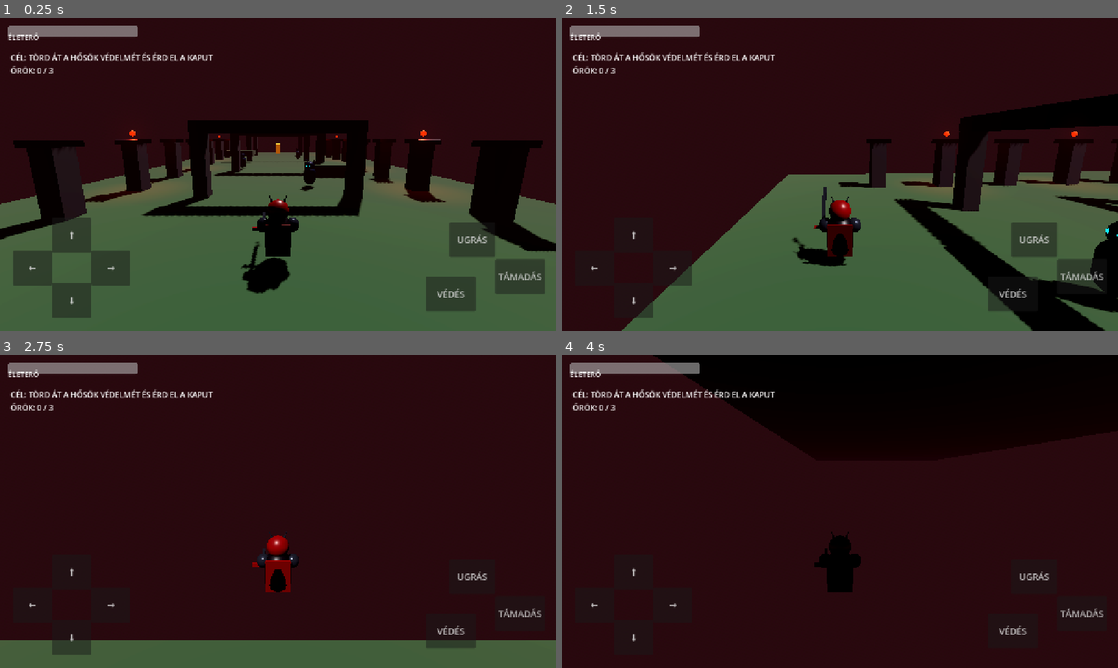
Above: before the commit, frames 1-4 (two rows, left to right).
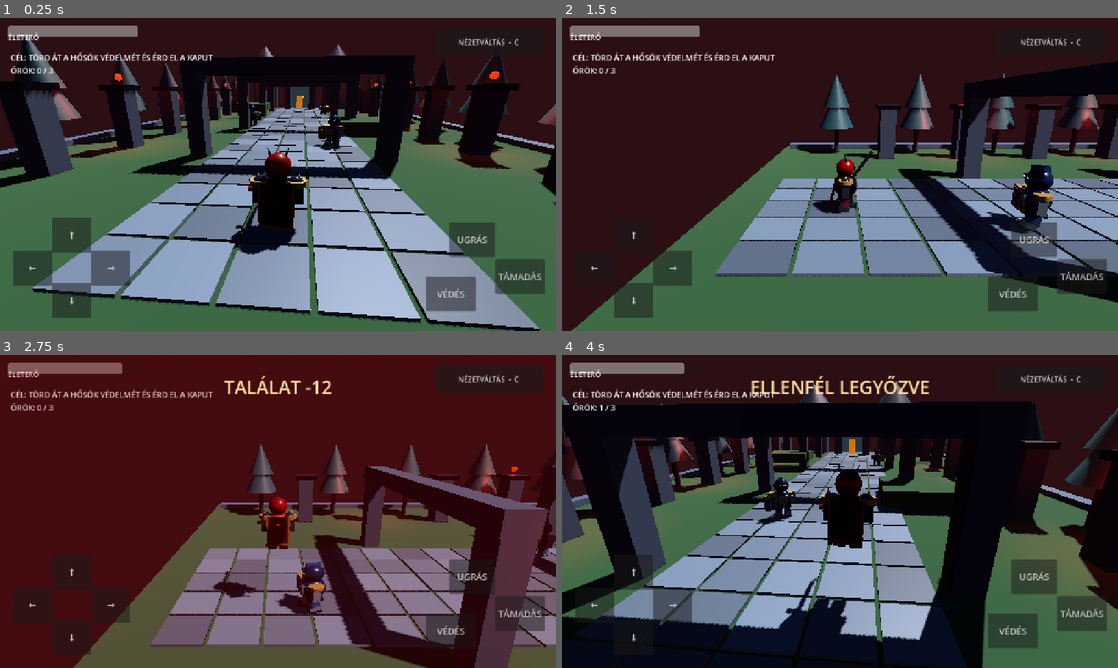
Above: after the commit, the same moments.

Repository: fuloplevente1998/reverse-supermario
Game: Godot game, scene res://scenes/main.tscn
Two runs of this game, one before a commit and one after it. Both use one fixed random seed, a clock stepped at 60 frames per second and the inputs below.
Inputs (mouse positions are in pixels of both pictures, inside the frame that each line leads up to):
- Up to frame 1 (0.25 s): no input
- Up to frame 2 (1.5 s): click (1051, 43) at 0.5 s, where only the run after the commit has a clickable "NÉZETVÁLTÁS • C"; tap Enter at 1.25 s; move the mouse to (962, 158) at 1.27 s; hold D (move_right) from 1.28 s (still down); tap J (attack) at 1.35 s; click (962, 158) at 1.42 s
- Up to frame 3 (2.75 s): tap Space (jump) at 1.52, 1.82, 2.27, 2.3, 2.57 s; tap C at 1.55, 2.1 s; move the mouse to (166, 527) at 2.02 s; release D (move_right) at 2.03 s; hold S (move_back) from 2.03 s (still down)
- Up to frame 4 (4 s): move the mouse to (895, 442) at 2.77 s; release S (move_back) at 2.78 s; hold D (move_right) 2.78-3.53 s; tap Space (jump) at 2.85, 3.77 s; tap J (attack) at 3.05, 3.6 s; move the mouse to (812, 574) at 3.52 s; hold W (move_forward) from 3.53 s (still down); click (812, 574) at 3.67 s; tap C at 3.8 s

The runs differ from the first frame. In frame 1, 58% of the frame differs, in the area x 0-100%, y 4-100%; in frame 2, 39%; in frame 3, 80%; in frame 4, 81%, in the area x 0-100%, y 0-100%.

Commit message:
Improve first-level 3D art and add switchable side camera

Diff:
--- a/project.godot
+++ b/project.godot
@@ -17,7 +17,7 @@
 window/size/window_width_override=1280
 window/size/window_height_override=720
 window/stretch/mode="canvas_items"
-window/handheld/orientation=1
+window/handheld/orientation=0
 
 [rendering]
 
--- a/scenes/main.tscn
+++ b/scenes/main.tscn
@@ -1,8 +1,10 @@
-[gd_scene load_steps=16 format=3]
+[gd_scene load_steps=17 format=3]
 
 [ext_resource path="res://scripts/game.gd" type="Script" id="1_game"]
 [ext_resource path="res://scripts/player.gd" type="Script" id="2_player"]
 [ext_resource path="res://scripts/enemy.gd" type="Script" id="3_enemy"]
+
+[ext_resource type="Script" path="res://scripts/camera_rig.gd" id="4_camera"]
 
 [sub_resource type="BoxMesh" id="GroundMesh"]
 size = Vector3(36, 1, 60)
@@ -106,6 +108,7 @@
 shape = SubResource("PlayerShape")
 
 [node name="CameraPivot" type="Node3D" parent="Player"]
+script = ExtResource("4_camera")
 position = Vector3(0, 1.1, 0)
 
 [node name="Camera3D" type="Camera3D" parent="Player/CameraPivot"]
--- /dev/null
+++ b/scripts/art.gd
@@ -0,0 +1,141 @@
+extends RefCounted
+
+# Original procedural artwork. Shared meshes/materials keep Android costs modest.
+static func material(color: Color, metal: float = 0.0) -> StandardMaterial3D:
+    var result := StandardMaterial3D.new()
+    result.albedo_color = color
+    result.metallic = metal
+    result.roughness = 0.55
+    return result
+
+static func box(parent: Node3D, size: Vector3, position: Vector3, mat: Material) -> MeshInstance3D:
+    var mesh := BoxMesh.new()
+    mesh.size = size
+    return piece(parent, mesh, position, mat)
+
+static func piece(parent: Node3D, mesh: Mesh, position: Vector3, mat: Material) -> MeshInstance3D:
+    var node := MeshInstance3D.new()
+    node.mesh = mesh
+    node.position = position
+    node.material_override = mat
+    parent.add_child(node)
+    return node
+
+static func cylinder(parent: Node3D, radius: float, height: float, position: Vector3, mat: Material, cone: bool = false) -> MeshInstance3D:
+    var mesh := CylinderMesh.new()
+    mesh.bottom_radius = radius
+    mesh.top_radius = 0.0 if cone else radius
+    mesh.height = height
+    mesh.radial_segments = 8
+    return piece(parent, mesh, position, mat)
+
+static func armor(root: Node3D, villain: bool) -> Array[Node3D]:
+    var steel := material(Color("#394657") if villain else Color("#9aafb8"), 0.65)
+    var gold := material(Color("#d8a654"), 0.65)
+    var cloth := material(Color("#641e3c") if villain else Color("#244978"))
+    var dark := material(Color("#161a27"))
+    var legs: Array[Node3D] = []
+    for side in [-1.0, 1.0]:
+        var leg := Node3D.new()
+        root.add_child(leg)
+        leg.position = Vector3(side * 0.24, -0.35, 0)
+        box(leg, Vector3(0.3, 0.38, 0.32), Vector3(0, -0.12, 0), cloth)
+        box(leg, Vector3(0.34, 0.25, 0.4), Vector3(0, -0.37, 0.06), steel)
+        box(leg, Vector3(0.35, 0.13, 0.5), Vector3(0, -0.49, 0.1), dark)
+        legs.append(leg)
+        box(root, Vector3(0.25, 0.45, 0.28), Vector3(side * 0.58, 0.1, 0.02), steel)
+        cylinder(root, 0.29, 0.15, Vector3(side * 0.5, 0.48, 0), gold)
+        if villain:
+            cylinder(root, 0.085, 0.24, Vector3(side * 0.56, 0.67, 0), gold, true)
+    box(root, Vector3(0.83, 0.14, 0.58), Vector3(0, -0.23, 0), dark)
+    box(root, Vector3(0.2, 0.19, 0.08), Vector3(0, -0.22, 0.33), gold)
+    box(root, Vector3(0.48, 0.42, 0.13), Vector3(0, 0.22, 0.39), steel)
+    box(root, Vector3(0.07, 0.28, 0.025), Vector3(0, 0.22, 0.47), gold)
+    box(root, Vector3(0.27, 0.07, 0.025), Vector3(0, 0.24, 0.47), gold)
+    box(root, Vector3(0.56, 0.12, 0.08), Vector3(0, 0.98, 0.34), dark)
+    for side in [-1.0, 1.0]:
+        var eye := material(Color("#ffb05c") if villain else Color("#8edee0"))
+        eye.emission_enabled = true
+        eye.emission = eye.albedo_color
+        box(root, Vector3(0.14, 0.045, 0.025), Vector3(side * 0.15, 0.99, 0.395), eye)
+    if not villain:
+        box(root, Vector3(0.12, 0.26, 0.56), Vector3(0, 1.29, 0), cloth)
+        box(root, Vector3(0.62, 0.83, 0.16), Vector3(-0.69, 0.06, 0.3), gold)
+        box(root, Vector3(0.5, 0.69, 0.18), Vector3(-0.69, 0.06, 0.32), cloth)
+        box(root, Vector3(0.08, 0.48, 0.025), Vector3(-0.69, 0.06, 0.42), gold)
+    return legs
+
+static func cape(root: Node3D) -> void:
+    var mesh := PlaneMesh.new()
+    mesh.size = Vector2(0.95, 1.22)
+    mesh.subdivide_width = 6
+    mesh.subdivide_depth = 10
+    mesh.orientation = PlaneMesh.FACE_Z
+    var shader := Shader.new()
+    shader.code = """
+shader_type spatial;
+render_mode cull_disabled;
+void vertex() {
+    float hem = UV.y;
+    VERTEX.z -= hem * hem * 0.18 + sin(TIME * 3.8 + UV.y * 6.0 + UV.x * 4.0) * 0.07 * hem;
+}
+void fragment() {
+    float trim = step(0.93, UV.y) + step(UV.x, 0.055) + step(0.945, UV.x);
+    ALBEDO = mix(vec3(0.24, 0.016, 0.05), vec3(0.63, 0.37, 0.09), clamp(trim, 0.0, 1.0));
+    ROUGHNESS = 0.9;
+}
+"""
+    var mat := ShaderMaterial.new()
+    mat.shader = shader
+    piece(root, mesh, Vector3(0, -0.02, -0.43), mat)
+
+static func courtyard(root: Node3D) -> void:
+    var stone := material(Color("#536375"))
+    var dark := material(Color("#293747"))
+    var trim := material(Color("#b49c72"))
+    var bark := material(Color("#343338"))
+    var leaves := material(Color("#234c50"))
+    var paver := BoxMesh.new()
+    paver.size = Vector3(1.72, 0.08, 1.86)
+    var paving := MultiMesh.new()
+    paving.transform_format = MultiMesh.TRANSFORM_3D
+    paving.use_colors = true
+    paving.mesh = paver
+    paving.instance_count = 5 * 28
+    var rng := RandomNumberGenerator.new()
+    rng.seed = 713
+    var n := 0
+    for row in range(28):
+        for col in range(5):
+            var pos := Vector3((col - 2) * 1.85, 0.045, -12 + row * 2.0)
+            paving.set_instance_transform(n, Transform3D(Basis.IDENTITY, pos))
+            var shade := rng.randf_range(0.7, 1.0)
+            paving.set_instance_color(n, Color(shade, shade, shade))
+            n += 1
+    var road := MultiMeshInstance3D.new()
+    road.multimesh = paving
+    var road_mat := material(Color("#71808c"))
+    road_mat.vertex_color_use_as_albedo = true
+    road.material_override = road_mat
+    root.add_child(road)
+    # Keep the central route and existing jump platforms unobstructed.
+    for side in [-1.0, 1.0]:
+        box(root, Vector3(1, 0.4, 59), Vector3(side * 16.5, 0.2, 15), stone)
+        for z in range(-10, 46, 7):
+            cylinder(root, 0.22, 3.8, Vector3(side * 14, 1.9, z), bark)
+            cylinder(root, 1.5, 3.2, Vector3(side * 14, 3.8, z), leaves, true)
+            cylinder(root, 1.15, 2.8, Vector3(side * 14, 5.3, z), leaves, true)
+        # Castle towers flank the destination, beyond the playable route.
+        cylinder(root, 2.8, 9, Vector3(side * 7.8, 4.5, 43), stone)
+        cylinder(root, 3.1, 0.45, Vector3(side * 7.8, 9, 43), trim)
+        cylinder(root, 3.4, 4, Vector3(side * 7.8, 11.1, 43), dark, true)
+        for level in [3.0, 6.0]:
+            box(root, Vector3(0.55, 1.25, 0.12), Vector3(side * 7.8, level, 40.19), dark)
+        box(root, Vector3(1.3, 6.5, 1.6), Vector3(side * 2.6, 3.25, 39.7), stone)
+        box(root, Vector3(1.7, 0.28, 1.9), Vector3(side * 2.6, 6.5, 39.7), trim)
+    box(root, Vector3(6.4, 1.0, 1.6), Vector3(0, 6.1, 39.7), stone)
+    var portal := material(Color(0.1, 0.65, 0.72, 0.3))
+    portal.transparency = BaseMaterial3D.TRANSPARENCY_ALPHA
+    portal.emission_enabled = true
+    portal.emission = Color(0.08, 0.5, 0.55)
+    box(root, Vector3(4, 5.6, 0.08), Vector3(0, 2.8, 39.9), portal)
--- /dev/null
+++ b/scripts/camera_rig.gd
@@ -0,0 +1,29 @@
+extends Node3D
+
+var side_view := false
+var target: CharacterBody3D
+@onready var camera: Camera3D = $Camera3D
+
+func _ready() -> void:
+    target = get_parent() as CharacterBody3D
+    top_level = true
+    global_rotation = Vector3.ZERO
+    global_position = target.global_position
+    _place_camera()
+
+func toggle_view() -> void:
+    side_view = not side_view
+    _place_camera()
+
+func _process(delta: float) -> void:
+    global_position = global_position.lerp(target.global_position, 1.0 - exp(-14.0 * delta))
+    camera.look_at(global_position + Vector3(0, 0.65, 0))
+
+func _place_camera() -> void:
+    camera.position = Vector3(-11, 3.5, 0) if side_view else Vector3(-0.6, 2.8, -6.3)
+    camera.fov = 58.0 if side_view else 65.0
+    camera.look_at(global_position + Vector3(0, 0.65, 0))
+
+func _unhandled_key_input(event: InputEvent) -> void:
+    if event is InputEventKey and event.pressed and not event.echo and event.physical_keycode == KEY_C:
+        toggle_view()
--- a/scripts/enemy.gd
+++ b/scripts/enemy.gd
@@ -9,6 +9,9 @@
 @export var attack_cooldown := 0.9
 @export var aggro_range := 22.0
 
+const Art = preload("res://scripts/art.gd")
+var dead := false
+var legs: Array[Node3D] = []
 var hp := 60
 var attack_ready := true
 var player: CharacterBody3D
@@ -22,6 +25,8 @@
     _build_visual()
 
 func _physics_process(delta: float) -> void:
+    if dead:
+        return
     if player == null or not is_instance_valid(player):
         player = get_tree().get_first_node_in_group("player") as CharacterBody3D
         return
@@ -46,6 +51,9 @@
         _try_attack()
 
     move_and_slide()
+    for i in range(legs.size()):
+        var moving := Vector2(velocity.x, velocity.z).length() > 0.2
+        legs[i].rotation.x = sin(Time.get_ticks_msec() * 0.013 + i * PI) * 0.35 if moving else 0.0
 
 func _try_attack() -> void:
     if not attack_ready or player == null:
@@ -58,9 +66,14 @@
     attack_ready = true
 
 func take_damage(amount: int, source_position := Vector3.ZERO) -> void:
+    if dead:
+        return
     hp = max(0, hp - amount)
     _hit_reaction(source_position)
     if hp <= 0:
+        dead = true
+        remove_from_group("enemies")
+        set_physics_process(false)
         defeated.emit()
         await get_tree().create_timer(0.16).timeout
         queue_free()
@@ -87,10 +100,10 @@
     body_mesh = MeshInstance3D.new()
     var torso := CapsuleMesh.new()
     torso.radius = 0.5
-    torso.height = 1.55
+    torso.height = 0.95
     body_mesh.mesh = torso
     body_mesh.material_override = armor
-    body_mesh.position.y = 0.04
+    body_mesh.position.y = 0.2
     visual_root.add_child(body_mesh)
 
     var helm := MeshInstance3D.new()
@@ -102,26 +115,7 @@
     helm.position.y = 0.92
     visual_root.add_child(helm)
 
-    for side in [-1.0, 1.0]:
-        var eye := MeshInstance3D.new()
-        var eye_mesh := SphereMesh.new()
-        eye_mesh.radius = 0.065
-        eye_mesh.height = 0.13
-        eye.mesh = eye_mesh
-        eye.material_override = glow
-        eye.position = Vector3(0.14 * side, 0.97, 0.34)
-        visual_root.add_child(eye)
-
-        var horn := MeshInstance3D.new()
-        var horn_mesh := CylinderMesh.new()
-        horn_mesh.top_radius = 0.0
-        horn_mesh.bottom_radius = 0.085
-        horn_mesh.height = 0.55
-        horn.mesh = horn_mesh
-        horn.material_override = armor
-        horn.position = Vector3(0.28 * side, 1.27, 0)
-        horn.rotation_degrees.z = -24.0 * side
-        visual_root.add_child(horn)
+    legs = Art.armor(visual_root, false)
 
 func _hit_reaction(source_position: Vector3) -> void:
     if body_mesh:
--- a/scripts/game.gd
+++ b/scripts/game.gd
@@ -15,11 +15,13 @@
 var enemies_total := 0
 var enemies_defeated := 0
 var ended := false
+var status_tween: Tween
 
 func _ready() -> void:
     process_mode = Node.PROCESS_MODE_ALWAYS
     _setup_environment()
     _build_world_details()
+    preload("res://scripts/art.gd").courtyard(self)
     _style_interface()
     _connect_gameplay()
     _bind_touch_buttons()
@@ -100,6 +102,13 @@
     $UI.add_child(vignette)
     $UI.move_child(vignette, 0)
 
+    var view_button := Button.new()
+    view_button.text = "NÉZETVÁLTÁS  •  C"
+    view_button.position = Vector2(1000, 24)
+    view_button.size = Vector2(250, 64)
+    view_button.focus_mode = Control.FOCUS_NONE
+    controls.add_child(view_button)
+    view_button.pressed.connect($Player/CameraPivot.toggle_view)
     _style_control_buttons()
 
 func _style_control_buttons() -> void:
@@ -135,12 +144,7 @@
         kill_label.text = "ŐRÖK: %d / %d" % [enemies_defeated, enemies_total]
 
 func _on_player_attack() -> void:
-    var camera := $Player/CameraPivot/Camera3D as Camera3D
-    if camera:
-        var base := camera.position
-        var tween := create_tween()
-        tween.tween_property(camera, "position", base + Vector3(0, 0, 0.16), 0.05)
-        tween.tween_property(camera, "position", base, 0.09)
+    pass
 
 func _on_player_damage(amount: int, blocked: bool) -> void:
     if vignette:
@@ -154,10 +158,12 @@
         return
     status_label.text = text_value
     status_label.modulate.a = 1.0
-    var tween := create_tween()
-    tween.tween_interval(0.45)
-    tween.tween_property(status_label, "modulate:a", 0.0, 0.35)
-    tween.tween_callback(func():
+    if status_tween:
+        status_tween.kill()
+    status_tween = create_tween()
+    status_tween.tween_interval(0.45)
+    status_tween.tween_property(status_label, "modulate:a", 0.0, 0.35)
+    status_tween.tween_callback(func():
         if not ended:
             status_label.text = ""
             status_label.modulate.a = 1.0
@@ -172,6 +178,10 @@
 
 func _finish_game(message: String) -> void:
     ended = true
+    if status_tween:
+        status_tween.kill()
+    for enemy in get_tree().get_nodes_in_group("enemies"):
+        enemy.set_physics_process(false)
     status_label.text = message
     status_label.modulate.a = 1.0
     if end_panel:
@@ -222,27 +232,27 @@
     env.background_mode = Environment.BG_SKY
     var sky := Sky.new()
     var sky_mat := ProceduralSkyMaterial.new()
-    sky_mat.sky_top_color = Color(0.018, 0.022, 0.07, 1)
-    sky_mat.sky_horizon_color = Color(0.31, 0.09, 0.12, 1)
+    sky_mat.sky_top_color = Color(0.045, 0.11, 0.2, 1)
+    sky_mat.sky_horizon_color = Color(0.56, 0.38, 0.29, 1)
     sky_mat.ground_bottom_color = Color(0.015, 0.018, 0.028, 1)
     sky_mat.ground_horizon_color = Color(0.11, 0.055, 0.07, 1)
     sky_mat.sun_angle_max = 12.0
     sky.sky_material = sky_mat
     env.sky = sky
     env.ambient_light_source = Environment.AMBIENT_SOURCE_SKY
-    env.ambient_light_energy = 0.55
+    env.ambient_light_energy = 0.85
     env.tonemap_mode = Environment.TONE_MAPPER_FILMIC
-    env.glow_enabled = true
+    env.glow_enabled = false # Mobile: use emissive materials without post-process bloom.
     env.fog_enabled = true
     env.fog_light_color = Color(0.2, 0.08, 0.1, 1)
     env.fog_light_energy = 0.55
-    env.fog_density = 0.012
+    env.fog_density = 0.004
     env.fog_height = 0.0
     $WorldEnvironment.environment = env
 
 func _build_world_details() -> void:
     var stone := StandardMaterial3D.new()
-    stone.albedo_color = Color(0.105, 0.11, 0.14, 1)
+    stone.albedo_color = Color(0.25, 0.3, 0.36, 1)
     stone.roughness = 0.86
 
     var ember := StandardMaterial3D.new()
--- a/scripts/player.gd
+++ b/scripts/player.gd
@@ -31,6 +31,8 @@
 var weapon_root: Node3D
 var camera_pivot: Node3D
 var camera_yaw: float = 0.0
+var legs: Array[Node3D] = []
+const Art = preload("res://scripts/art.gd")
 
 func _ready() -> void:
     hp = max_hp
@@ -64,7 +66,9 @@
 
     if input_vec.length_squared() > 0.01:
         var basis_y := Basis(Vector3.UP, camera_yaw)
-        var direction := (basis_y * Vector3(input_vec.x, 0.0, input_vec.y)).normalized()
+        var direction := (basis_y * Vector3(-input_vec.x, 0.0, input_vec.y)).normalized()
+        if camera_pivot.get("side_view"):
+            direction = Vector3(-input_vec.y, 0.0, input_vec.x).normalized()
         var speed := move_speed
         if blocking:
             speed *= 0.48
@@ -86,6 +90,10 @@
         attack()
 
     move_and_slide()
+    for i in range(legs.size()):
+        var stride := sin(Time.get_ticks_msec() * 0.016 + i * PI) * 0.45
+        var moving := Vector2(velocity.x, velocity.z).length() > 0.2 and is_on_floor()
+        legs[i].rotation.x = lerpf(legs[i].rotation.x, stride if moving else 0.0, minf(1.0, delta * 14.0))
 
 func attack() -> void:
     if not attack_ready or dead or blocking:
@@ -186,10 +194,10 @@
     body_mesh = MeshInstance3D.new()
     var torso := CapsuleMesh.new()
     torso.radius = 0.47
-    torso.height = 1.45
+    torso.height = 0.95
     body_mesh.mesh = torso
     body_mesh.material_override = dark
-    body_mesh.position.y = 0.05
+    body_mesh.position.y = 0.2
     visual_root.add_child(body_mesh)
 
     var head := MeshInstance3D.new()
@@ -222,14 +230,8 @@
         horn.rotation_degrees.z = -22.0 * side
         visual_root.add_child(horn)
 
-    var cape := MeshInstance3D.new()
-    var cape_mesh := BoxMesh.new()
-    cape_mesh.size = Vector3(0.8, 1.15, 0.08)
-    cape.mesh = cape_mesh
-    cape.material_override = crimson
-    cape.position = Vector3(0, 0.05, -0.38)
-    cape.rotation_degrees.x = -8.0
-    visual_root.add_child(cape)
+    legs = Art.armor(visual_root, true)
+    Art.cape(visual_root)
 
     weapon_root = Node3D.new()
     weapon_root.position = Vector3(0.58, 0.15, 0.15)
Not shown, changed: export_presets.cfg
Not shown, changed: README.md
